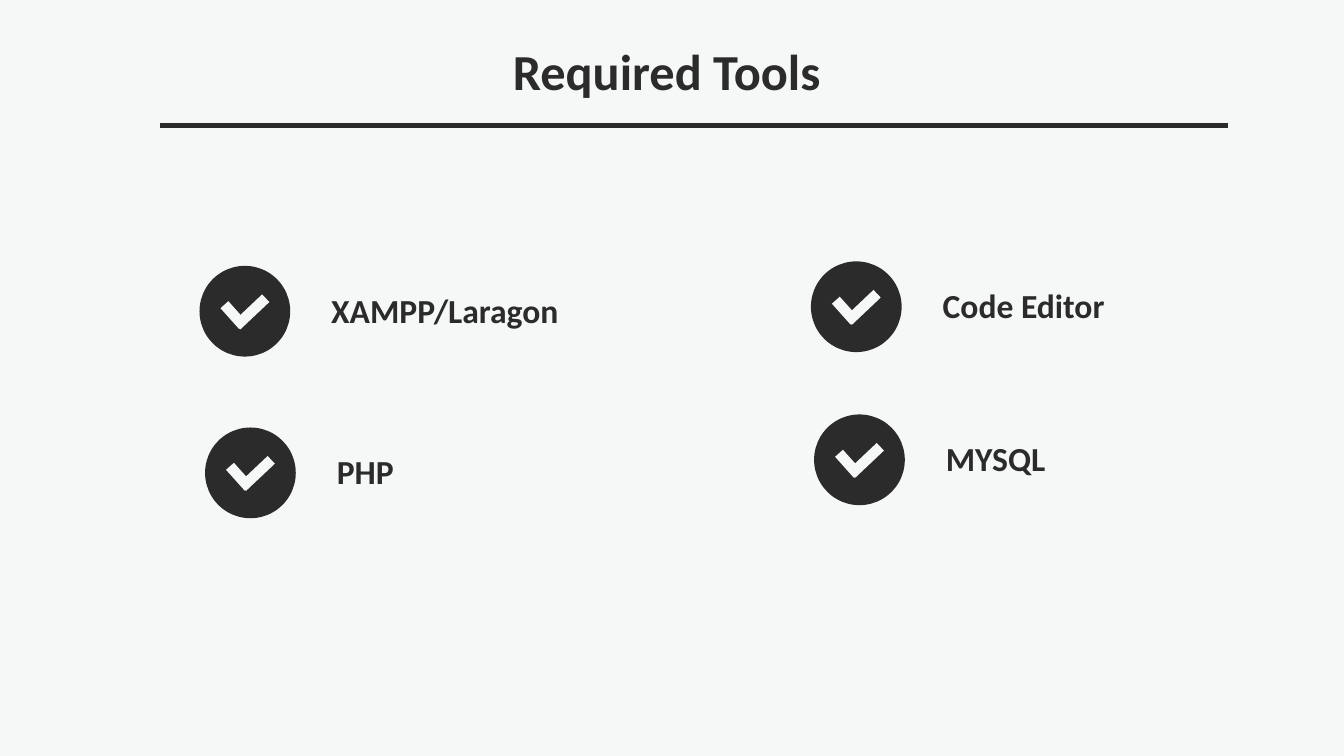
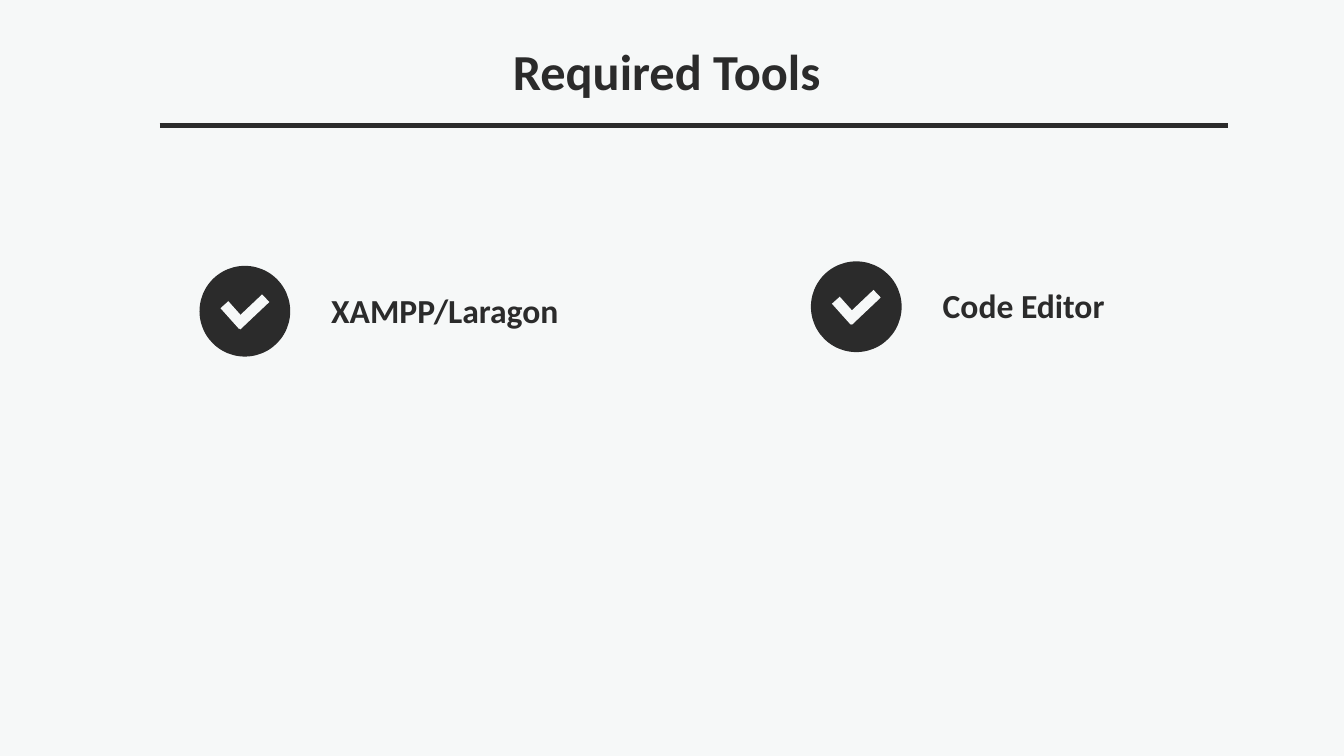
Before and after one commit to maftuh23/webinar_hmpti_1, a slide deck: slide 3 of Materi.pptx. Drawn at 1344x756 pixels with LibreOffice and Linux fonts; fonts in the diff are those of the drawing. Boxes give left, top, right and bottom in pixels: in the first picture for what was removed or moved away, otherwise in the second. Text is boxed around its words. In the diff, an @@ line names an element or a change of style, - is before the commit and + after.

Commit message:
update materi

```diff
--- a/Materi.pptx
+++ b/Materi.pptx
@@ group removed at (815,414,1045,505): 2 lines, 1 ellipse, 1 text @@
-MYSQL
@@ group removed at (205,427,394,518): 2 lines, 1 ellipse, 1 text @@
-PHP
```
